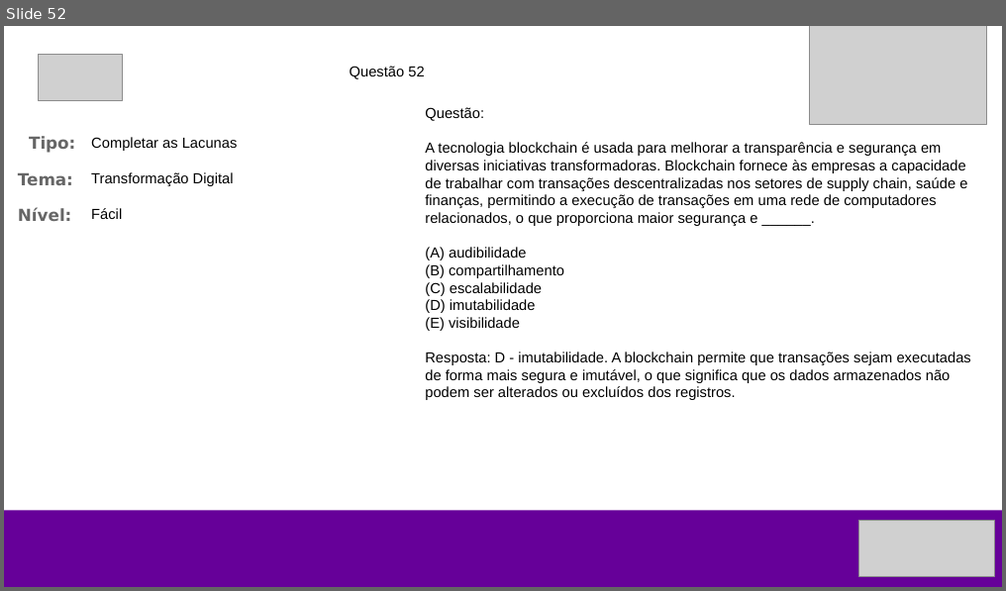
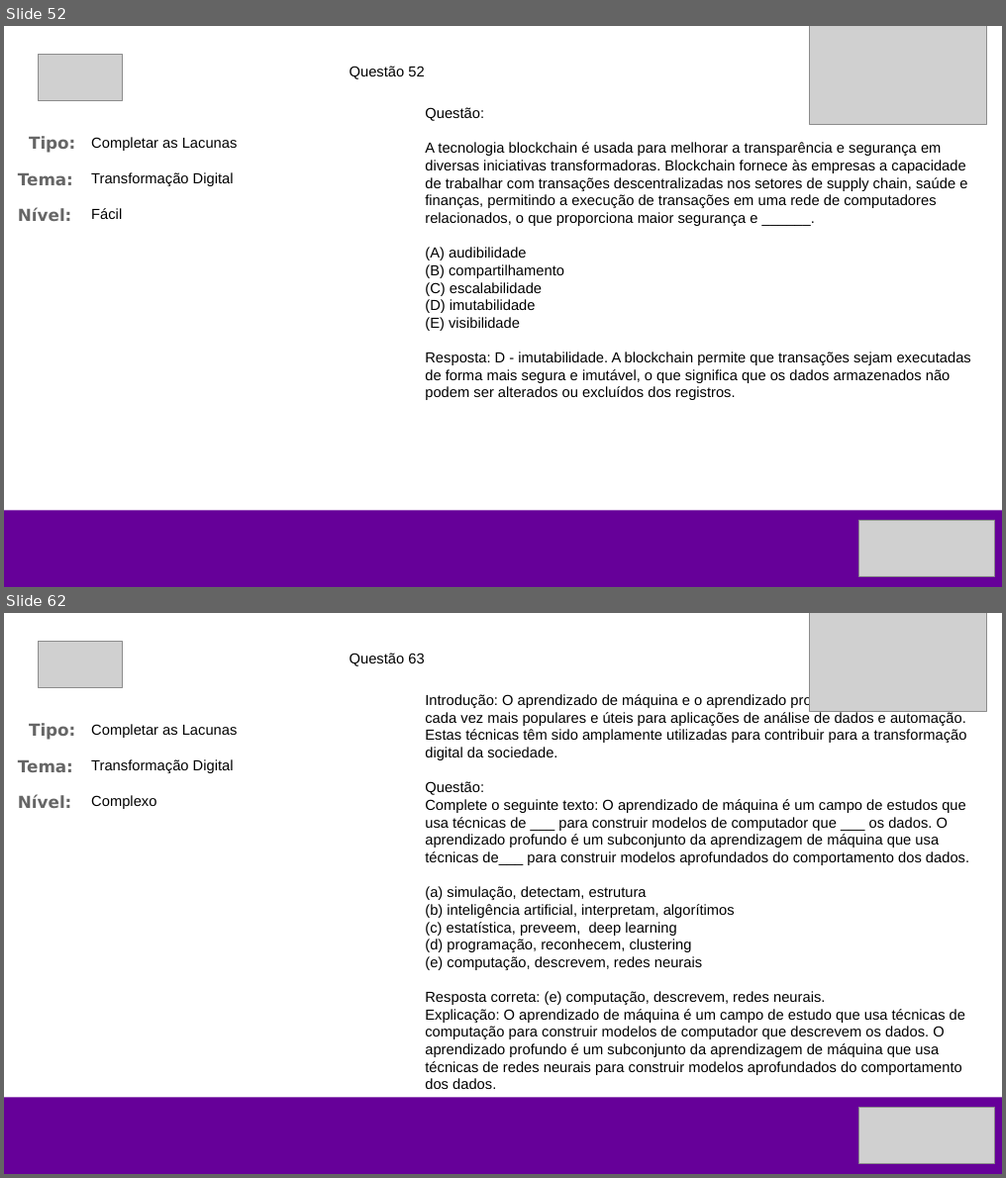
Before and after one commit to wvcode/ds-kbd, a slide deck: questoes.pptx. Shown one above the other, each under a label of ours: slide 52 before the commit, slides 52 and 62 after it; the slides between them are not shown. The pictures are 1006x591 and 1006x1178 pixels, drawn with LibreOffice and Linux fonts; fonts in the diff are those of the drawing; grey boxes stand for pictures. Boxes give left, top, right and bottom in pixels: in the first picture for what was removed or moved away, otherwise in the second. Text is boxed around its words. In the diff, an @@ line names an element or a change of style, - is before the commit and + after.

```diff
--- a/questoes.pptx
+++ b/questoes.pptx
@@ slide 62 added at box(4, 613, 1002, 1174), background #FFFFFF @@
@@ picture added at box(38, 642, 122, 688) @@
@@ picture added at box(810, 613, 986, 711) @@
@@ text added at box(350, 653, 424, 666), 14 pt, text #000000 @@
+Questão 63
@@ text added at box(425, 693, 969, 1089), 14 pt, text #000000 @@
+Introdução: O aprendizado de máquina e o aprendizado profundo estão se tornando cada vez mais populares e úteis para aplicações de análise de dados e automação. Estas técnicas têm sido amplamente utilizadas para contribuir para a transformação digital da sociedade.
+Questão:
+Complete o seguinte texto: O aprendizado de máquina é um campo de estudos que usa técnicas de ___ para construir modelos de computador que ___ os dados. O aprendizado profundo é um subconjunto da aprendizagem de máquina que usa técnicas de___ para construir modelos aprofundados do comportamento dos dados.
+(a) simulação, detectam, estrutura
+(b) inteligência artificial, interpretam, algorítimos
+(c) estatística, preveem, deep learning
+(d) programação, reconhecem, clustering
+(e) computação, descrevem, redes neurais
+Resposta correta: (e) computação, descrevem, redes neurais.
+Explicação: O aprendizado de máquina é um campo de estudo que usa técnicas de computação para construir modelos de computador que descrevem os dados. O aprendizado profundo é um subconjunto da aprendizagem de máquina que usa técnicas de redes neurais para construir modelos aprofundados do comportamento dos dados.
@@ text added at box(29, 723, 75, 740), 16 pt, text #666666, bold @@
+Tipo:
@@ text added at box(91, 724, 238, 738), 14 pt, text #000000 @@
+Completar as Lacunas
@@ text added at box(18, 761, 73, 772), 16 pt, text #666666, bold @@
+Tema:
@@ text added at box(91, 760, 234, 773), 14 pt, text #000000 @@
+Transformação Digital
@@ text added at box(18, 795, 71, 808), 16 pt, text #666666, bold @@
+Nível:
@@ text added at box(91, 795, 156, 809), 14 pt, text #000000 @@
+Complexo
@@ rectangle added at box(4, 1097, 1002, 1174), fill #660099 @@
@@ picture added at box(859, 1108, 994, 1164) @@
```
Also in this commit, not shown: 66 other slides added, 8 other files.
